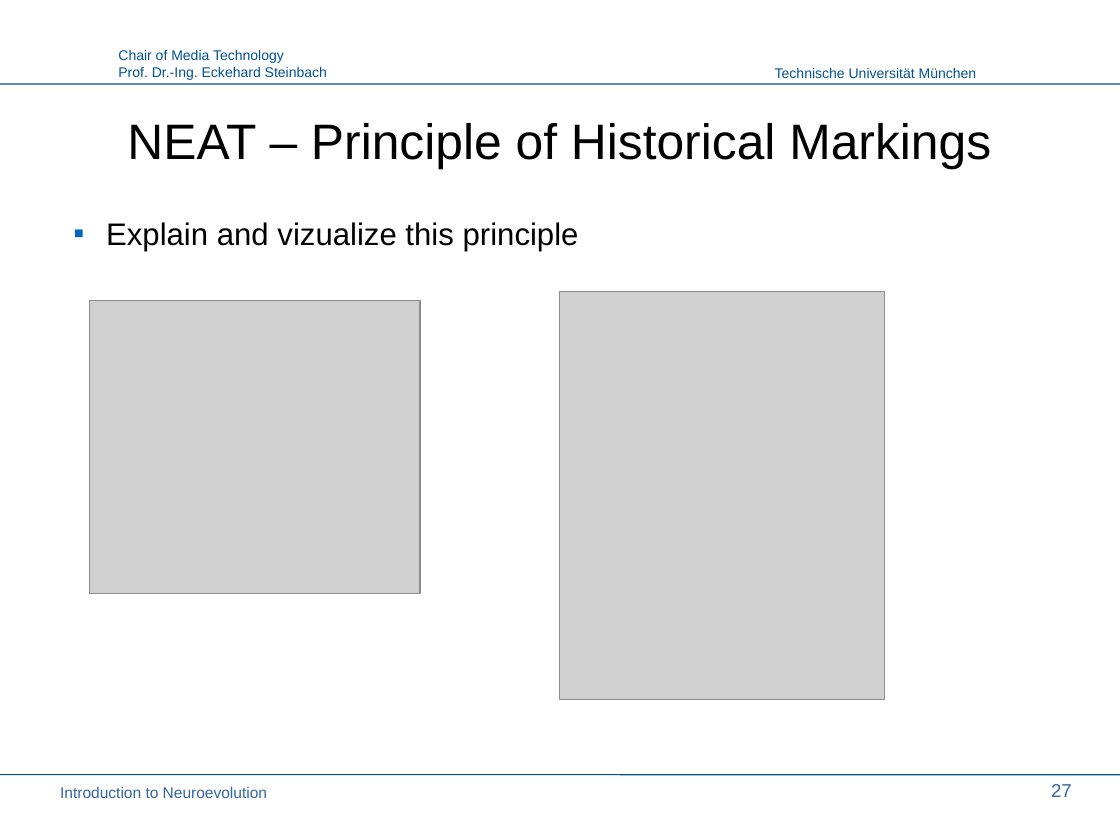
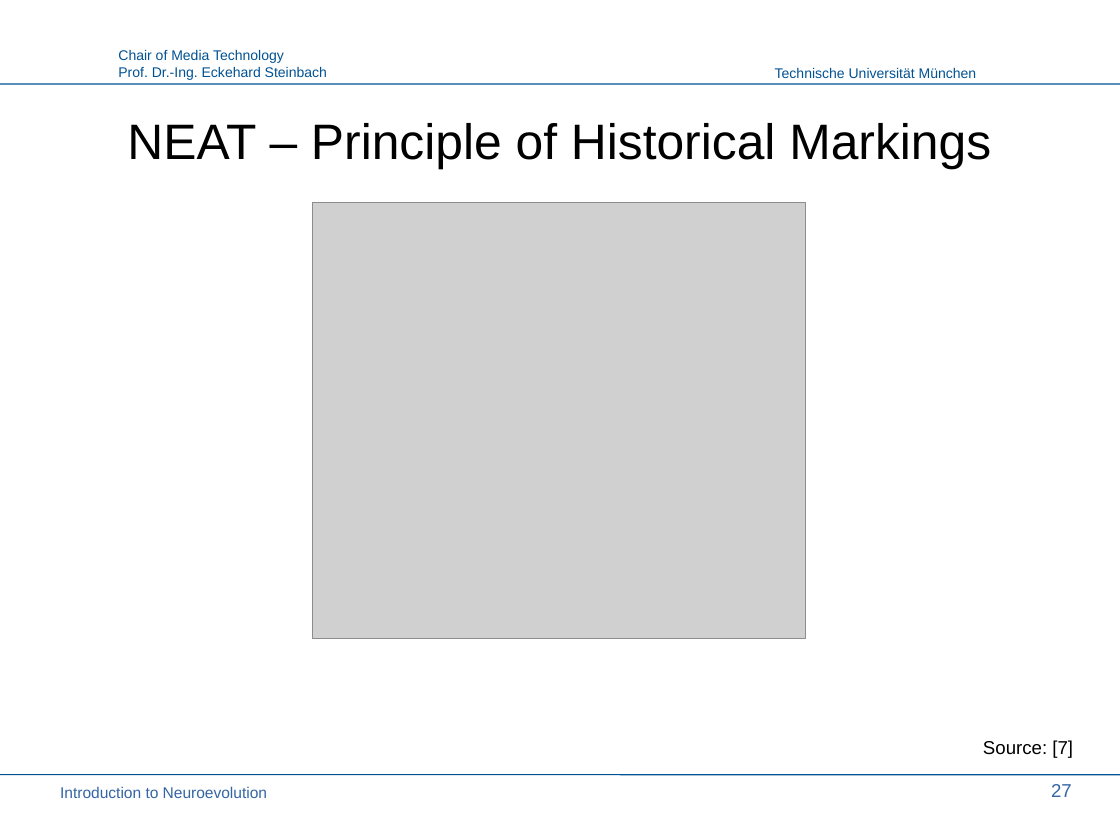
Before and after one commit to PaulPauls/Neuroevolution_of_Augmenting_Topologies_Paper, a slide deck: slide 27 of presentation/neuroevolution_presentation.odp. Drawn at 1120x840 pixels with LibreOffice and Linux fonts; fonts in the diff are those of the drawing; grey boxes stand for pictures; background and template pictures are left out. Boxes give left, top, right and bottom in pixels: in the first picture for what was removed or moved away, otherwise in the second. Text is boxed around its words. In the diff, an @@ line names an element or a change of style, - is before the commit and + after.

Commit message:
Cropped Images; Advanced presentation up to including 'Principle of Speciation'; Added pdf version

```diff
--- a/presentation/neuroevolution_presentation.odp
+++ b/presentation/neuroevolution_presentation.odp
@@ picture: place and size @@
-picture at box(560, 291, 885, 700)
+picture at box(312, 203, 805, 640)
@@ text removed at box(106, 222, 579, 251) @@
-▪ Explain and vizualize this principle
@@ picture removed at box(90, 301, 420, 594) @@
@@ text added at box(983, 740, 1073, 758), 12 pt, text #000000 @@
+Source: [7]
```
Also in this commit, not shown: 5 other slides changed, 3 slides added, 4 other files.
